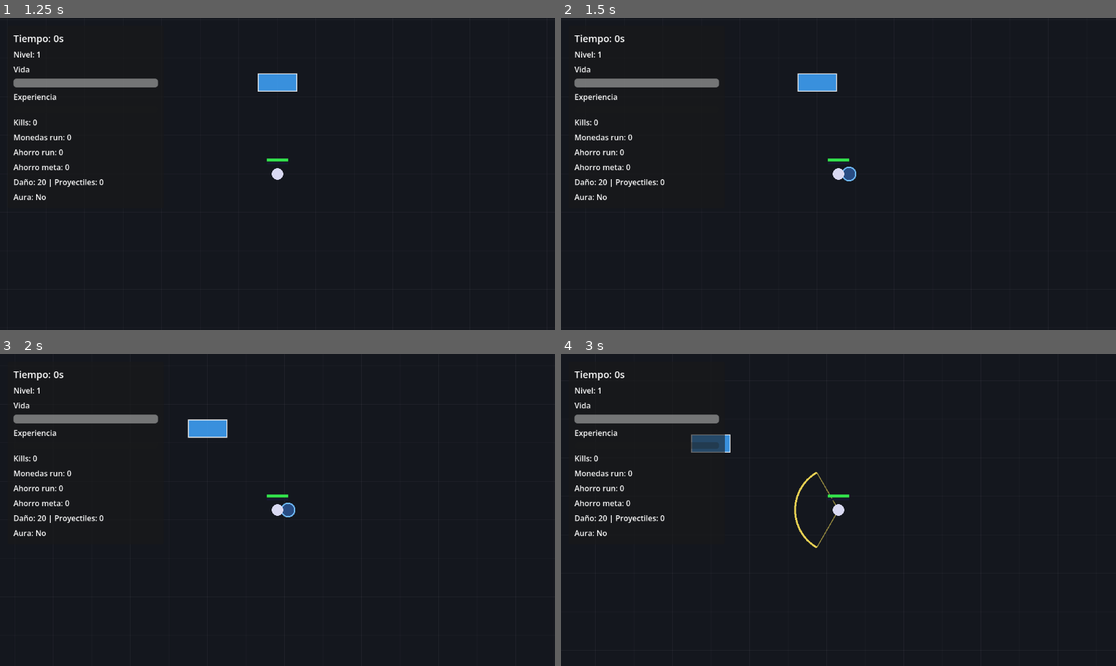
Above: before the commit, frames 1-4 (two rows, left to right).
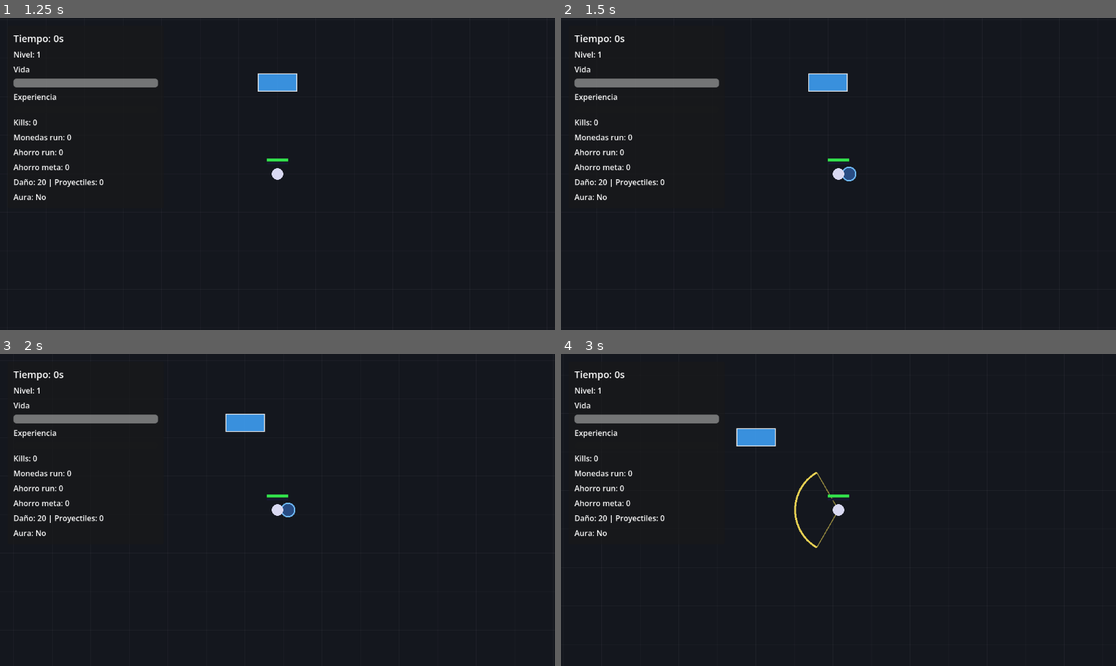
Above: after the commit, the same moments.

Repository: sergioHdz77/Dungeon-Project
Game: Godot game, scene res://scenes/core/main.tscn
Two runs of this game, one before a commit and one after it. Both use one fixed random seed, a clock stepped at 60 frames per second and the inputs below.
Inputs:
- Up to frame 1 (1.25 s): click "Empezar run" at 0.5 s
- Up to frame 2 (1.5 s): tap Enter at 1.25 s; hold D (move_right) from 1.28 s (still down); hold Shift (block) from 1.28 s (still down)
- Up to frame 3 (2 s): keep holding D (move_right); keep holding Shift (block); tap W (move_up) at 1.52, 1.55, 1.82 s
- Up to frame 4 (3 s): release Shift (block) at 2.03 s; tap W (move_up) at 2.1, 2.27, 2.57 s; tap Shift (block) at 2.3 s; release D (move_right) at 2.78 s; hold A (move_left) from 2.78 s (still down); tap Space (attack) at 2.85 s

Frame 1 is identical in both runs. In frame 2, 0.3% of the frame differs, in the area x 42-52%, y 17-24%; in frame 3, 0.9%; in frame 4, 0.9%, in the area x 23-39%, y 23-32%.

Commit message:
slow block

Diff:
--- a/scripts/player/player.gd
+++ b/scripts/player/player.gd
@@ -57,14 +57,34 @@
 
 func handle_movement() -> void:
 	# Lee input desde Input Map y mueve al jugador.
-	var input_dir := Input.get_vector("move_left", "move_right", "move_up", "move_down")
-	velocity = input_dir * speed
+	var input_dir: Vector2 = Input.get_vector("move_left", "move_right", "move_up", "move_down")
+
+	# Velocidad final del jugador.
+	# Normalmente es speed, pero puede modificarse por bloqueo,
+	# equipo pesado, estados alterados, etc.
+	var final_speed: float = speed
+
+	if combat != null:
+		if combat.has_method("get_movement_speed_multiplier"):
+			final_speed *= combat.get_movement_speed_multiplier()
+
+	velocity = input_dir * final_speed
 	move_and_slide()
 
 	# Evita que el jugador salga del mapa.
-	var player_radius := 12.0
-	global_position.x = clamp(global_position.x, -map_half_size.x + player_radius, map_half_size.x - player_radius)
-	global_position.y = clamp(global_position.y, -map_half_size.y + player_radius, map_half_size.y - player_radius)
+	var player_radius: float = 12.0
+
+	global_position.x = clamp(
+		global_position.x,
+		-map_half_size.x + player_radius,
+		map_half_size.x - player_radius
+	)
+
+	global_position.y = clamp(
+		global_position.y,
+		-map_half_size.y + player_radius,
+		map_half_size.y - player_radius
+	)
 
 func _on_economy_changed() -> void:
 	# La economía cambió, así que el HUD debe actualizarse.
--- a/scripts/player/player_combat.gd
+++ b/scripts/player/player_combat.gd
@@ -44,6 +44,10 @@
 # 0.35 significa que recibe solo el 35% del daño.
 @export var block_damage_multiplier: float = 0.35
 
+# Multiplicador de velocidad mientras bloquea.
+# 0.45 significa que se mueve al 45% de su velocidad normal.
+@export var block_movement_multiplier: float = 0.45
+
 # Temporizador visual del ataque.
 var attack_debug_timer: float = 0.0
 
@@ -170,6 +174,16 @@
 
 	return amount
 
+func get_movement_speed_multiplier() -> float:
+	# Permite que Player pregunte si debe moverse más lento.
+	# De momento solo afecta el bloqueo.
+	# Más adelante aquí también podrían entrar peso de armadura,
+	# ralentizaciones, buffs, etc.
+
+	if is_blocking:
+		return block_movement_multiplier
+
+	return 1.0
 
 # Métodos antiguos conservados para no romper llamadas existentes.
 # Luego limpiaremos Player.gd y el HUD.
